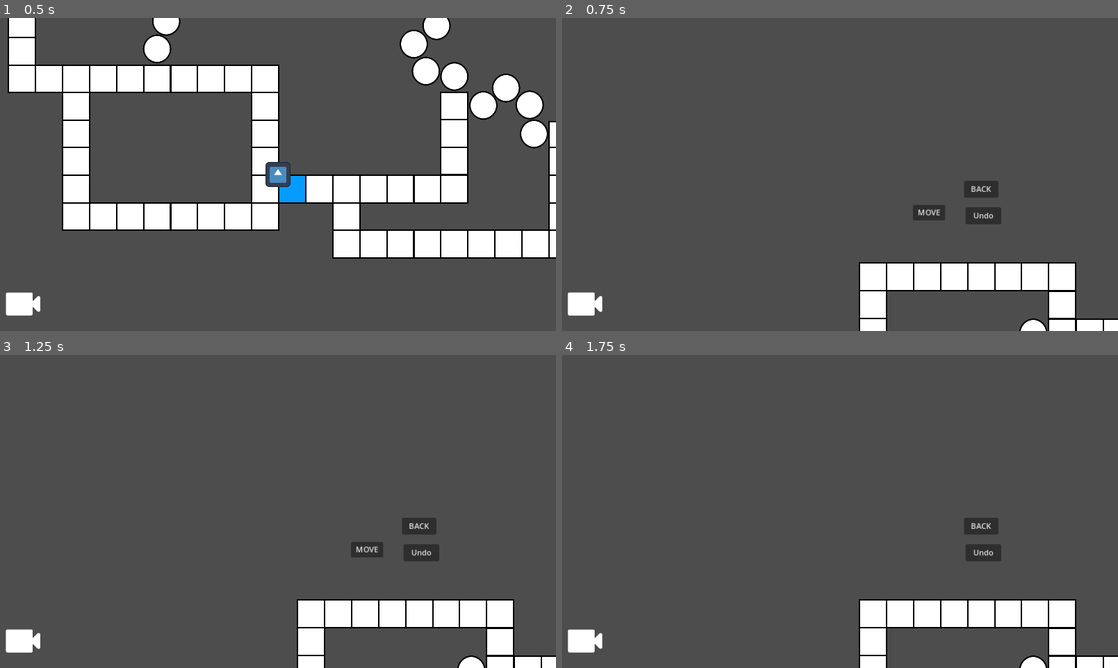
Above: before the commit, frames 1-4 (two rows, left to right).
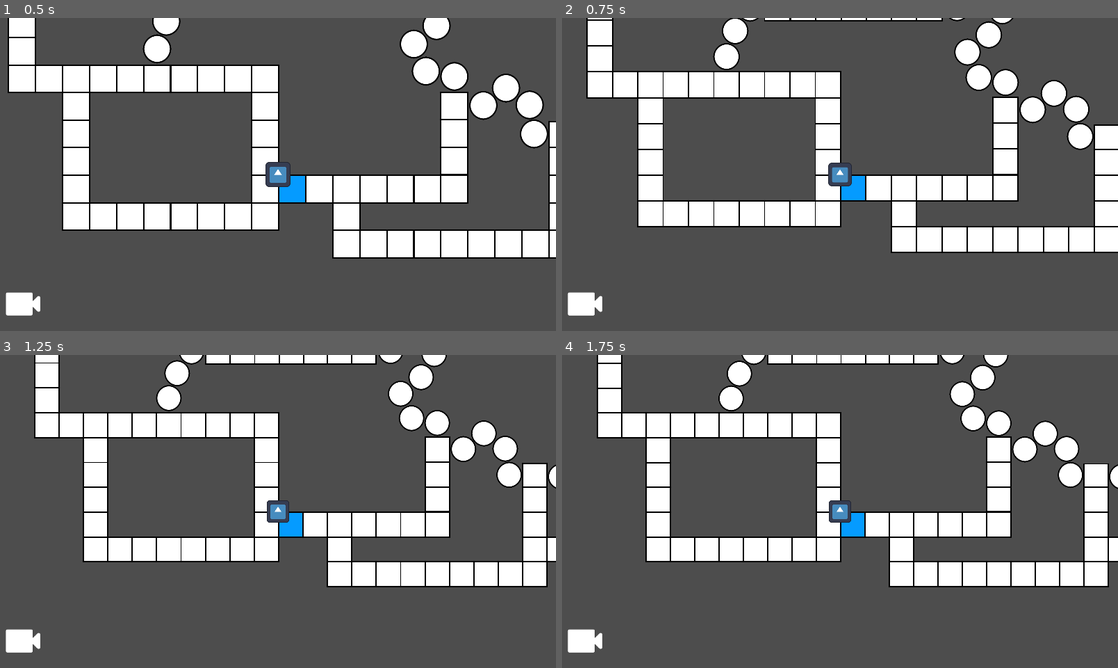
Above: after the commit, the same moments.

Repository: hfxbse/mparty
Game: Godot game, scene res://main/main.tscn
Two runs of this game, one before a commit and one after it. Both use one fixed random seed, a clock stepped at 60 frames per second and the inputs below. The engine's default icon, where the game draws it, is replaced by a stand-in: a white triangle on a blue panel in a dark square.
Inputs (mouse positions are in pixels of both pictures, inside the frame that each line leads up to):
- Up to frame 1 (0.5 s): no input
- Up to frame 2 (0.75 s): click (589, 305) at 0.5 s
- Up to frame 3 (1.25 s): no input
- Up to frame 4 (1.75 s): click (928, 549) at 1.25 s, where only the run before the commit has a clickable "MOVE"

Frame 1 is identical in both runs. In frame 2, 30% of the frame differs, in the area x 4-100%, y 0-100%; in frame 3, 30%; in frame 4, 29%.

Commit message:
Fix requested

Diff:
--- a/hud.tscn
+++ b/hud.tscn
@@ -7,9 +7,12 @@
 script = ExtResource("1_usqta")
 
 [node name="MenuButton" type="TextureButton" parent="."]
-offset_top = 544.0
+anchors_preset = 2
+anchor_top = 1.0
+anchor_bottom = 1.0
+offset_top = -104.0
 offset_right = 104.0
-offset_bottom = 648.0
+grow_vertical = 0
 size_flags_horizontal = 0
 size_flags_vertical = 8
 texture_normal = ExtResource("1_hgasm")
--- a/main/MainCamera.gd
+++ b/main/MainCamera.gd
@@ -14,7 +14,7 @@
 	if is_current():
 		if event is InputEventMouseMotion:
 			if event.button_mask == MOUSE_BUTTON_MASK_LEFT:
-				position -= event.relative
+				position -= event.relative * zoom
 		elif event is InputEventMouseButton:
 			if event.is_pressed:
 				if event.button_index == MOUSE_BUTTON_WHEEL_UP:
@@ -31,10 +31,7 @@
 	set_physics_process(true)
 
 func _physics_process(delta):
-	zoom = lerp(zoom,
-	target_zoom * Vector2.ONE,
-	zoom_rate * delta
-	)
+	zoom = lerp(zoom, target_zoom * Vector2.ONE, zoom_rate * delta)
 	set_physics_process(
 		not is_equal_approx(zoom.x, target_zoom)
 	)
@@ -42,9 +39,3 @@
 func set_camera():
 	position = last_pos
 	make_current()
-
-func on_mobile_zoom_in():
-	pass
-
-func on_mobile_zoom_out():
-	pass
--- a/main/main.gd
+++ b/main/main.gd
@@ -5,8 +5,7 @@
 @onready var MoveButton = $MoveButton
 @onready var main_camera = $MainCamera
 @onready var player_camera = $Player/PlayerCamera
-
-var hud
+@onready var hud = $HUD
 
 signal turn_start()
 
@@ -16,22 +15,20 @@
 	print(question_handler.get_next_question(Question.Difficulty.EASY).question)
 	print(question_handler.get_random_question(Question.Difficulty.EASY).question)
 
-
 func _ready():
 	var start = map.start
 	player.current_location = start
 	player.global_position = start.global_position
 
-	hud = preload("res://hud.tscn").instantiate()
-	hud.camera_menu_pressed.connect(_on_menu_button_pressed)
 	if DisplayServer.is_touchscreen_available():
 		var mobile_hud = preload("res://mobile_hud.tscn").instantiate()
 		mobile_hud.zoom_in.connect(main_camera.zoom_in)
 		mobile_hud.zoom_out.connect(main_camera.zoom_out)
 		hud.add_child(mobile_hud)
-	add_child(hud)
 
 func _on_menu_button_pressed(main_camera_selected: bool):
+	main_camera.last_pos = player.position
+	main_camera.zoom_out()
 	#MainCamera
 	if main_camera_selected:
 		main_camera.set_camera()
--- a/main/main.tscn
+++ b/main/main.tscn
@@ -1,9 +1,10 @@
-[gd_scene load_steps=5 format=3 uid="uid://b1jy560klq0en"]
+[gd_scene load_steps=6 format=3 uid="uid://b1jy560klq0en"]
 
 [ext_resource type="Script" path="res://main/main.gd" id="1_5mwui"]
 [ext_resource type="PackedScene" uid="uid://bcs3nvv2okhry" path="res://map/map.tscn" id="2_n57xg"]
 [ext_resource type="PackedScene" uid="uid://c82nk64v2y7hl" path="res://player/player.tscn" id="3_kj1dm"]
 [ext_resource type="Script" path="res://main/MainCamera.gd" id="4_3shos"]
+[ext_resource type="PackedScene" uid="uid://bnq4t47e7q8pi" path="res://hud.tscn" id="5_1jwv2"]
 
 [node name="Node2" type="Node"]
 script = ExtResource("1_5mwui")
@@ -38,7 +39,10 @@
 [node name="MainCamera" type="Camera2D" parent="."]
 script = ExtResource("4_3shos")
 
+[node name="HUD" parent="." instance=ExtResource("5_1jwv2")]
+
 [connection signal="turn_ended" from="Player" to="." method="_on_player_turn_ended"]
 [connection signal="pressed" from="MoveButton" to="." method="_on_button_pressed"]
 [connection signal="pressed" from="BackButton" to="." method="_on_back_button_pressed"]
 [connection signal="pressed" from="UndoButton" to="." method="_on_undo_button_pressed"]
+[connection signal="camera_menu_pressed" from="HUD" to="." method="_on_menu_button_pressed"]
